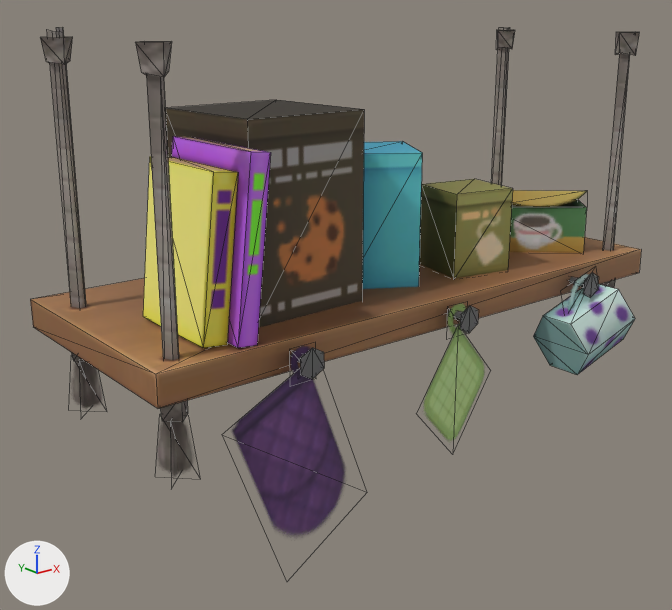
Two versions of the FBX model Ramen_EscapaDeLaJaula_/Assets/Modelos 3D/Cocina/Clutter/EstanteriaConCosas/estanteriaConCosas_1.fbx, one commit apart.
Both versions are drawn from a 50 mm camera at (-0.839, -1.151, 0.378) aimed at (-0.062, -0.18, -0.011). The lights are fixed; the arrows at lower left show +X, +Y and +Z. Mesh edges are drawn as thin lines. Where no turn or scale is listed for an object, it has been applied to the vertices. Vertices at the same position are counted once.

Before the edit, the objects in view are built like this:
```python
me_s4studio_mesh_2_001 = bpy.data.meshes.new('s4studio_mesh_2.001')
me_s4studio_mesh_2_001.from_pydata(...)  # 266 vertices, 262 faces; spans x -0.426..0.426, y -0.413..0.0, z -0.268..0.362
# faces by material slot: [112, 150]
me_s4studio_mesh_2_001.materials.append(mat_diffuse_010)  # picture img_1_png
me_s4studio_mesh_2_001.materials.append(mat_diffuse_009)  # picture img_1_png
ob_s4studio_mesh_2 = bpy.data.objects.new('s4studio_mesh_2', me_s4studio_mesh_2_001)
ob_s4studio_mesh_2.location = (0.0, 0.0, 0.0)
```
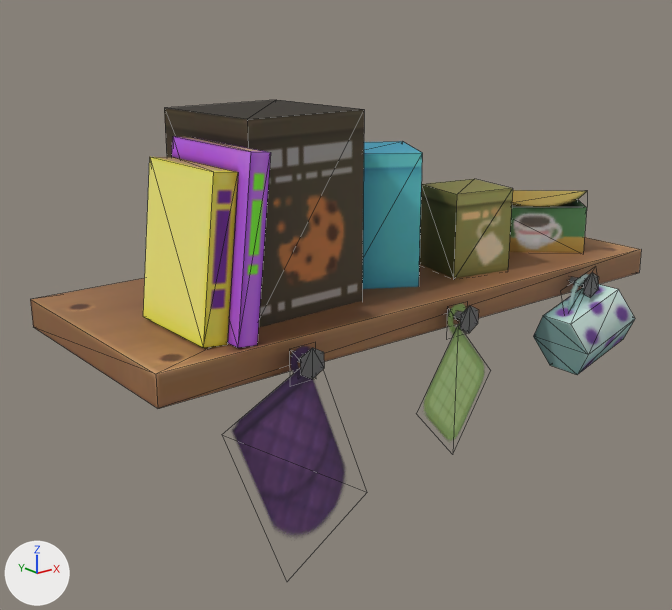
Boxes (x1, y1, x2, y2) around the edits, measured in the pictures (672 x 610 px):
's4studio_mesh_2', reshaped (14% shorter): before (30, 28, 641, 536); after (30, 100, 641, 536)
part 1 of me_s4studio_mesh_2_001, deleted: before (40, 30, 639, 477)
part 2 of me_s4studio_mesh_2_001, deleted: before (47, 28, 188, 422)
part 3 of me_s4studio_mesh_2_001, deleted: before (491, 28, 630, 288)

Patch to the scene script:
```diff
--- a/Ramen_EscapaDeLaJaula_/Assets/Modelos 3D/Cocina/Clutter/EstanteriaConCosas/estanteriaConCosas_1.fbx.py
+++ b/Ramen_EscapaDeLaJaula_/Assets/Modelos 3D/Cocina/Clutter/EstanteriaConCosas/estanteriaConCosas_1.fbx.py
@@ me_s4studio_mesh_2_001 @@
 # used by ob_s4studio_mesh_2; location = (0.0, 0.0, 0.0)
-me_s4studio_mesh_2_001.from_pydata(...)  # 266 vertices, 262 faces; spans x -0.426..0.426, y -0.413..0.0, z -0.268..0.362
-me_s4studio_mesh_2_001.materials.append(mat_diffuse_010)  # picture img_1_png
+me_s4studio_mesh_2_001.from_pydata(...)  # 160 vertices, 150 faces; spans x -0.426..0.426, y -0.413..0.0, z -0.268..0.267
+# me_s4studio_mesh_2_001 part 1: 12 loose pieces with 64 vertices, spanning x -0.409..0.405, y -0.325..-0.05, z -0.119..0.351, are deleted
+# me_s4studio_mesh_2_001 part 2
+# 22 vertices are removed from x -0.405..-0.374, y -0.321..-0.055, z -0.045..0.362
+# 29 faces are deleted
+# me_s4studio_mesh_2_001 part 3
+# 20 vertices are removed from x 0.37..0.401, y -0.321..-0.055, z -0.045..0.355
+# 31 faces are deleted
 me_s4studio_mesh_2_001.materials.append(mat_diffuse_009)
```
